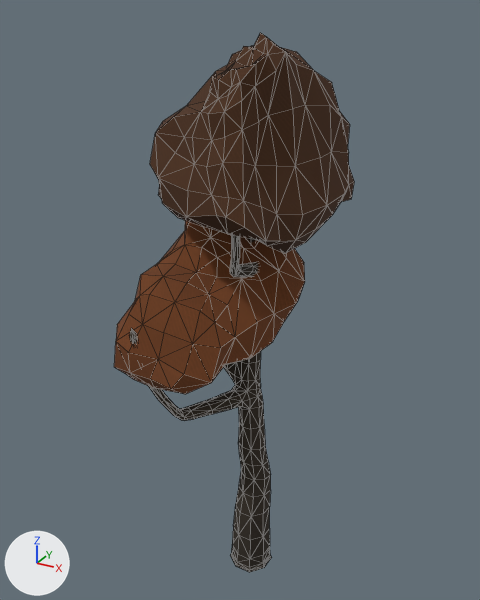
Two versions of the glTF model public/assets/models/circuits/kits/autumn-tree-copper.glb, one commit apart.
The view is the same before and after, from a 50 mm lens placed at (4.05, -7.28, 8.15), pointed at (-0.06, 0.19, 4.41). The axes (+X, +Y, +Z) are drawn at lower left. The lights are the same throughout. The older version comes first. Mesh edges are drawn as thin lines. Vertices at exactly the same position are counted once.

In view in the first picture: 'autumn-tree-copper-canopy-lobe-1', 'autumn-tree-copper-canopy-lobe-2', 'autumn-tree-copper-trunk-and-branches'.
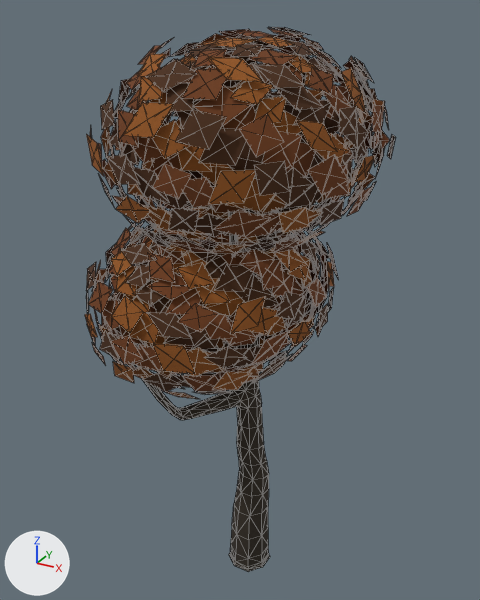
Pixel boxes (x1, y1, x2, y2) of what changed, in the pictures (480 x 600 px):
'autumn-tree-copper-leaf-envelope-2', added (brown)
    after: (86, 27, 395, 254)
    faces in mat_round_two_autumn_tree_copper_leaf_cluster_1: (90, 27, 395, 252)
    faces in mat_round_two_autumn_tree_copper_leaf_cluster_0: (90, 28, 390, 253)
    faces in mat_round_two_autumn_tree_copper_leaf_cluster_2: (86, 33, 388, 254)
'autumn-tree-copper-leaf-envelope-1', added (brown)
    after: (85, 205, 339, 399)
    faces in mat_round_two_autumn_tree_copper_leaf_cluster_2: (85, 205, 339, 399)
    faces in mat_round_two_autumn_tree_copper_leaf_cluster_0: (86, 221, 328, 391)
    faces in mat_round_two_autumn_tree_copper_leaf_cluster_1: (86, 206, 334, 395)
'autumn-tree-copper-canopy-lobe-2', rescaled (mostly hidden afterwards)
    before: (150, 33, 354, 254)
    after: (182, 94, 325, 186)
'autumn-tree-copper-canopy-lobe-1', rescaled (mostly hidden afterwards)
    before: (114, 220, 305, 394)
    after: (149, 273, 273, 350)

What the commit changed:
Picture 'round-two-autumn-tree-copper-leaf-cluster-2 baked surface' (img_round_two_autumn_tree_copper_leaf_cluster_2_baked_surface) is new.
Picture 'round-two-autumn-tree-copper-leaf-cluster-0 baked surface' (img_round_two_autumn_tree_copper_leaf_cluster_0_baked_surface) is new.
Picture 'round-two-autumn-tree-copper-leaf-cluster-1 baked surface' (img_round_two_autumn_tree_copper_leaf_cluster_1_baked_surface) is new.
Material 'round-two-autumn-tree-copper-leaf-cluster-2' (mat_round_two_autumn_tree_copper_leaf_cluster_2) is new.
Uses the picture img_round_two_autumn_tree_copper_leaf_cluster_2_baked_surface.
Material 'round-two-autumn-tree-copper-leaf-cluster-0' (mat_round_two_autumn_tree_copper_leaf_cluster_0) is new.
Uses the picture img_round_two_autumn_tree_copper_leaf_cluster_0_baked_surface.
Material 'round-two-autumn-tree-copper-leaf-cluster-1' (mat_round_two_autumn_tree_copper_leaf_cluster_1) is new.
Uses the picture img_round_two_autumn_tree_copper_leaf_cluster_1_baked_surface.
me_cube_001 is used by ob_autumn_tree_copper_canopy_lobe_2; location (0.0, 0.0, 0.0).
me_cube_001 had 162 vertices, 320 faces and spanned x -0.94..1.28, y -1.39..1.49, z 5.4..7.91.
me_cube_001 now has 162 vertices, 320 faces and spans x -0.69..0.97, y -1.03..1.13, z 6.01..7.3.
me_cube_001 part 1: the whole mesh is scaled about its middle by (0.75, 0.75, 0.516), then moved by (-0.03, 0.0, 0.0).
me_cube_003 is used by ob_autumn_tree_copper_canopy_lobe_1; location (0.0, 0.0, 0.0).
me_cube_003 had 162 vertices, 320 faces and spanned x -1.22..0.81, y -1.49..1.14, z 3.53..5.84.
me_cube_003 now has 162 vertices, 320 faces and spans x -0.99..0.53, y -1.16..0.81, z 4.09..5.28.
me_cube_003 part 2: the whole mesh is scaled about its middle by (0.75, 0.75, 0.516), then moved by (-0.03, 0.0, 0.0).
Mesh me_autumn_tree_copper_broad_leaf_clusters_001 is new.
It has 2160 vertices, 2880 faces and spans x -1.54..1.79, y -2.1..2.17, z 5.35..7.94.
Faces by material slot: [960, 960, 960].
It uses material mat_round_two_autumn_tree_copper_leaf_cluster_1.
It uses material mat_round_two_autumn_tree_copper_leaf_cluster_2.
It uses material mat_round_two_autumn_tree_copper_leaf_cluster_0.
Mesh me_autumn_tree_copper_broad_leaf_clusters is new.
It has 2160 vertices, 2880 faces and spans x -1.79..1.32, y -2.17..1.79, z 3.48..5.89.
Faces by material slot: [960, 960, 960].
It uses material mat_round_two_autumn_tree_copper_leaf_cluster_0.
It uses material mat_round_two_autumn_tree_copper_leaf_cluster_1.
It uses material mat_round_two_autumn_tree_copper_leaf_cluster_2.
Object 'autumn-tree-copper-leaf-envelope-2' (ob_autumn_tree_copper_leaf_envelope_2) is new; it shows me_autumn_tree_copper_broad_leaf_clusters_001.
Its location is (0.0, 0.0, 0.0).
Object 'autumn-tree-copper-leaf-envelope-1' (ob_autumn_tree_copper_leaf_envelope_1) is new; it shows me_autumn_tree_copper_broad_leaf_clusters.
Its location is (0.0, 0.0, 0.0).
